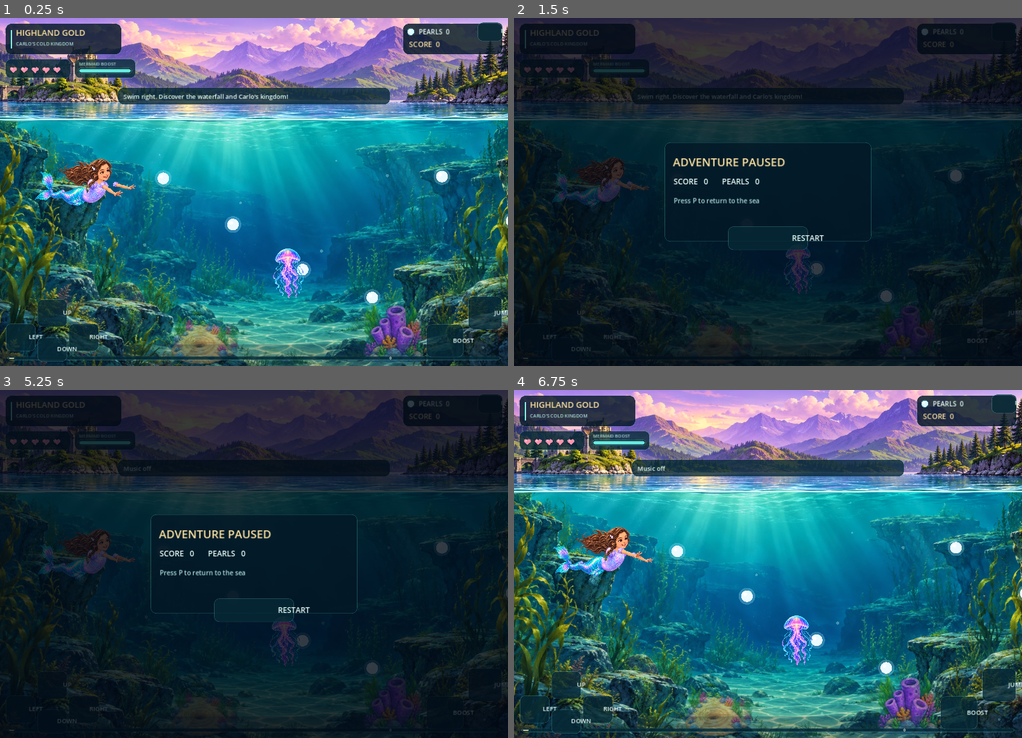
Above: before the commit, frames 1-4 (two rows, left to right).
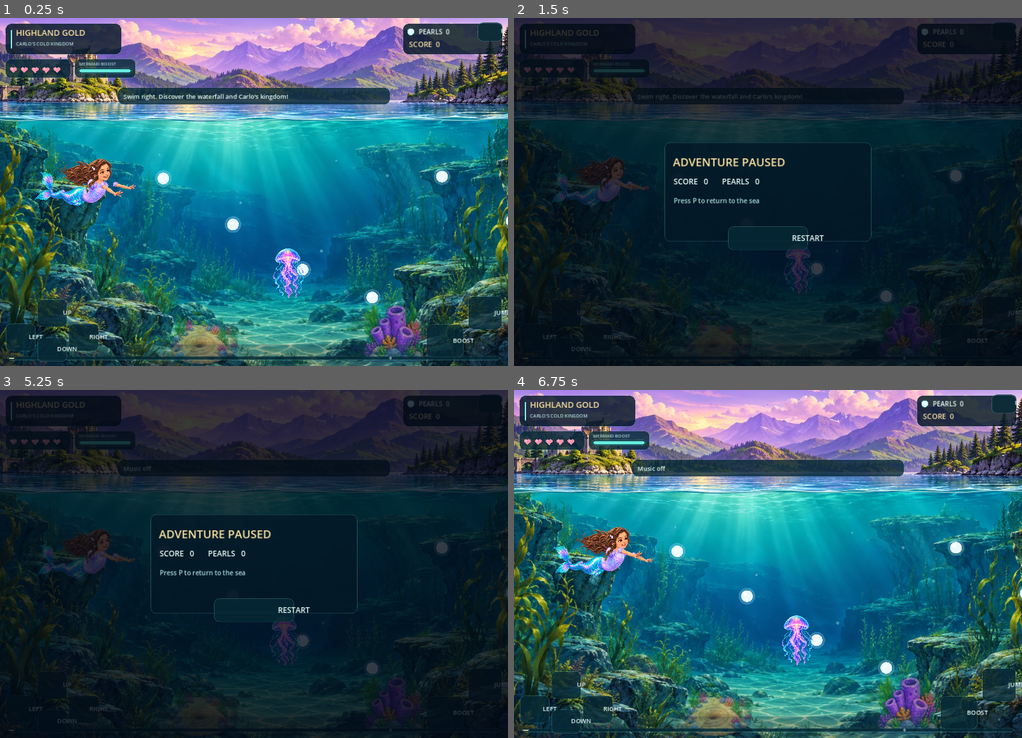
Above: after the commit, the same moments.

Repository: skhaze94-cloud/MermaidADVENTURE
Game: Godot game, scene res://godot/highland_level.tscn
Same seed, same stepped clock (60 frames per second), same inputs: the game is played once before the commit and once after it.
Inputs (mouse positions are in pixels of both pictures, inside the frame that each line leads up to):
- Up to frame 1 (0.25 s): no input
- Up to frame 2 (1.5 s): tap Enter at 0.5 s; move the mouse to (742, 261) at 0.52 s; hold Up 0.53-1.25 s; tap P at 0.6 s; click (742, 261) at 0.67 s; tap Space at 0.77, 1.25 s; drag from (920, 244) to (742, 261) at 1.27 s
- Up to frame 3 (5.25 s): tap Enter at 2, 3.5 s; move the mouse to (101, 511) at 2.02 s; hold Left 2.03-2.75 s; tap Shift at 2.1 s; tap Space at 2.75, 3.77, 4.25 s; drag from (279, 564) to (101, 511) at 2.77 s; move the mouse to (177, 477) at 3.52 s; hold Down 3.53-4.25 s; tap B at 3.6 s; drag from (365, 546) to (177, 477) at 4.27 s; move the mouse to (152, 581) at 5.02 s; hold Up from 5.03 s (still down); tap M at 5.1 s; click (152, 581) at 5.17 s
- Up to frame 4 (6.75 s): release Up at 5.75 s; drag from (818, 487) to (666, 581) at 5.77 s; move the mouse to (742, 633) at 6.52 s; hold Right from 6.53 s (still down); tap P at 6.6 s

The runs differ from the first frame. In frame 1, 0.3% of the frame differs, in the area x 0-100%, y 29-30%; in frame 2, 0.1%; in frame 3, 0.1%; in frame 4, 0.3%.

Commit message:
Godot v0.4: bind animated water surface and remove redundant flat pixel line

Diff:
--- a/godot/highland_level.gd
+++ b/godot/highland_level.gd
@@ -68,6 +68,7 @@
 var native_fx: Node2D
 var native_boss: Node2D
 var premium_hud: CanvasLayer
+var water_surface: Node2D
 var world_depth: Node2D
 var foreground_depth: Node2D
 var relief_obstacles: Node2D
@@ -95,6 +96,7 @@
     native_rig = get_node("SarahAtlasRig")
     native_boss = get_node("CarloNativeBoss")
     premium_hud = get_node("PremiumHud")
+    water_surface = get_node("PaintedWaterSurface")
     world_depth = get_node("PaintedWorldDepth")
     foreground_depth = get_node("SparseForegroundDepth")
     relief_obstacles = get_node("ReliefReefObstacles")
@@ -387,6 +389,8 @@
         foreground_depth.set_camera(camera, not waterfall_active, reduced_fx)
     if is_instance_valid(relief_obstacles):
         relief_obstacles.set_camera(camera, not waterfall_active)
+    if is_instance_valid(water_surface):
+        water_surface.set_scene(camera, not waterfall_active, reduced_fx)
     native_fx.set_depth_profile(fallen)
     if is_instance_valid(premium_hud):
         premium_hud.update_hud(_hud_snapshot())
@@ -709,7 +713,7 @@
     # The backdrop and gardens now come from the GPU-shaded, depth-separated
     # Godot world plane; never repaint its source image as a second ghost layer.
     draw_rect(Rect2(0, WATER_SURFACE, s.x, s.y - WATER_SURFACE), Color(0.01, 0.17, 0.28, 0.075))
-    draw_line(Vector2(0, WATER_SURFACE), Vector2(s.x, WATER_SURFACE), Color("#c5ffed"), 3.0)
+    # PaintedWaterSurface draws the 3-frequency animated specular waterline.
     for i in range(20):
         var x := fposmod(float(i) * 223.0 - camera * 0.37 + time * (9.0 + float(i % 4)), s.x + 120.0) - 50.0
         var y := WATER_SURFACE + 80.0 + fmod(float(i) * 133.0, maxf(10.0, s.y - WATER_SURFACE - 90.0))
